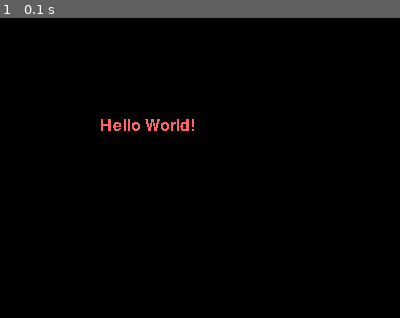
Above: before the commit, frame 1.
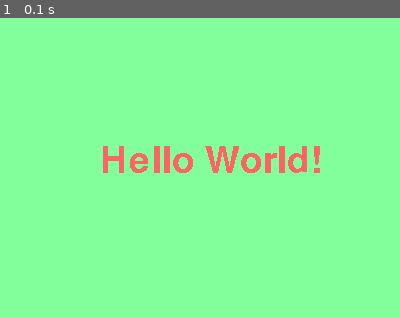
Above: after the commit, the same moment.

Repository: joetechem/initpygame
Game: pygame game, started from src/hello_world/hello_world_main.py
Two runs of this game, one before a commit and one after it. Both use one fixed random seed, a clock stepped at 60 frames per second and the inputs below.
Inputs:
- Up to frame 1 (0.1 s): no input

The runs differ from the first frame. In frame 1, 100% of the frame differs, in the area x 0-100%, y 0-100%.

Commit message:
pygame examples

Diff:
--- a/hello_world/hello_world_main.py
+++ b/src/hello_world/hello_world_main.py
@@ -25,18 +25,27 @@
 # window caption
 pygame.display.set_caption('Hello World!')
 
+# background color
+color = (130, 255, 155)
+
 # the main game loop
 while True:
-    sys_font = pygame.font.SysFont("None", 24)
+    sys_font = pygame.font.SysFont("None", 54)
+
+    # fill the background with the color specified earlier
+    screen.fill(color)
+
     # Draws text to surface
     rendered = sys_font.render('Hello World!', 0, (255, 100, 100))
+
     # Draws on the surface
-    screen.blit(rendered, (100, 100))
+    screen.blit(rendered, (100, 125))
 
     # the quit event
     for event in pygame.event.get():    # gets a list of Event objects
         if event.type == QUIT:
             pygame.quit()
             sys.exit()
+
     # refreshes the surface
     pygame.display.update()
Renamed: getting_sound/get_sound.py -> src/getting_sound/get_sound.py
Renamed: img_animate/animate.py -> src/img_animate/animate.py
Renamed: img_animate/head.png -> src/img_animate/head.png
Renamed: img_animate/location_text.py -> src/img_animate/location_text.py
Renamed: img_bounce/basketball.png -> src/img_bounce/basketball.png
Renamed: img_bounce/bounce.py -> src/img_bounce/bounce.py
Renamed: shapes_to_screen/shapes.py -> src/shapes_to_screen/shapes.py
Not shown, added: student/README.md
Empty file added: student/placeholder.txt
Not shown, added: src/getting_sound/smashingbaby.wav
